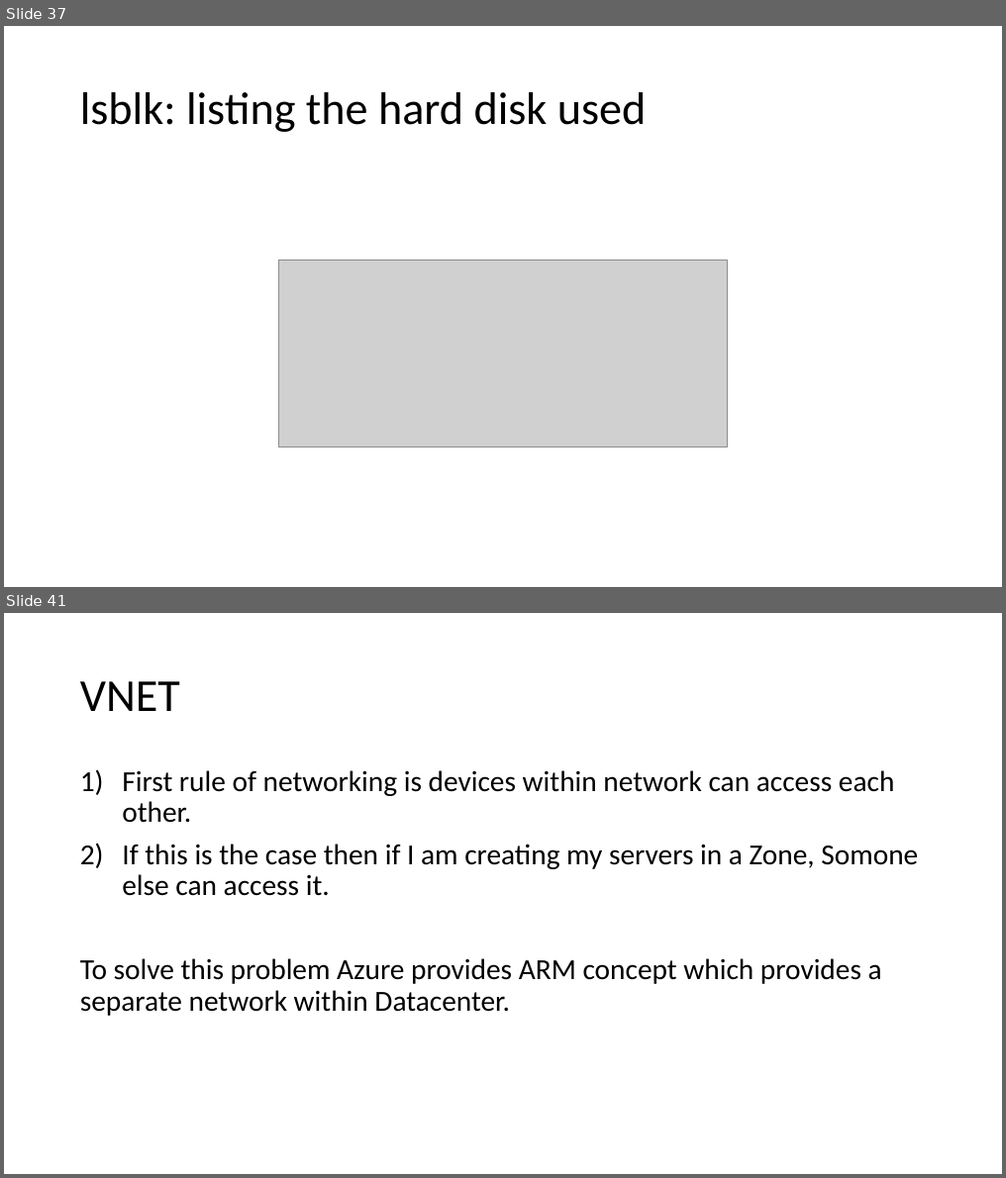
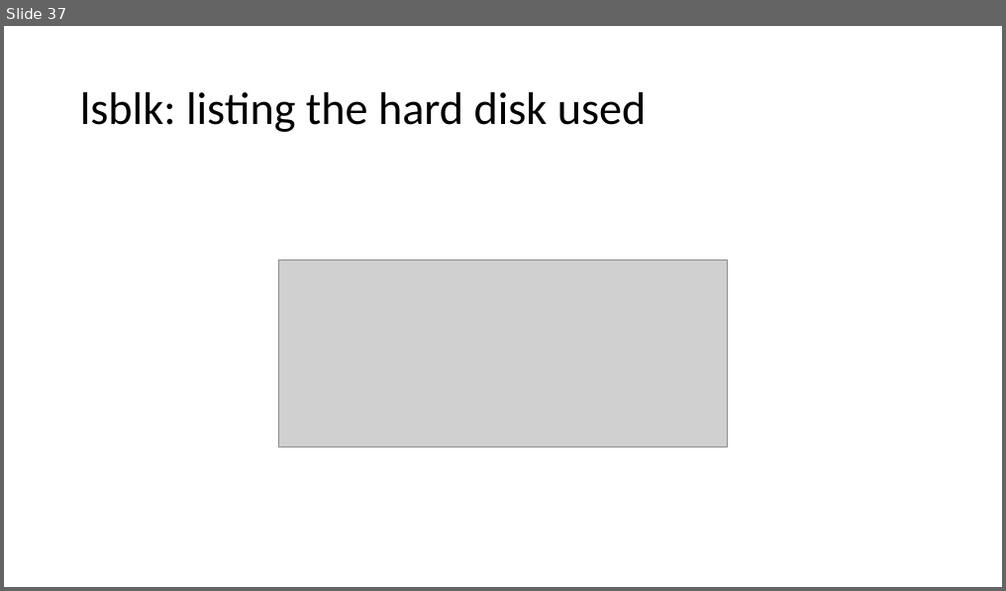
Before and after one commit to JanbaskDevops/Batch1, a slide deck: ClassRoomNotes/PPT/Networking and storage Basics.pptx. Shown one above the other, each under a label of ours: slides 37 and 41 before the commit, slide 37 after it; the slides between them are not shown. The pictures are 1006x1178 and 1006x591 pixels, drawn with LibreOffice and Linux fonts; fonts in the diff are those of the drawing; grey boxes stand for pictures. Boxes give left, top, right and bottom in pixels: in the first picture for what was removed or moved away, otherwise in the second. Text is boxed around its words. In the diff, an @@ line names an element or a change of style, - is before the commit and + after.

```diff
--- a/ClassRoomNotes/PPT/Networking and storage Basics.pptx
+++ b/ClassRoomNotes/PPT/Networking and storage Basics.pptx
@@ slide 41 removed at [4,613,1002,1174], background #FFFFFF @@
@@ title removed at [80,681,180,711] @@
-VNET
@@ text removed at [80,770,918,1016] @@
-1) First rule of networking is devices within network can access each other.
-2) If this is the case then if I am creating my servers in a Zone, Somone else can access it.
-To solve this problem Azure provides ARM concept which provides a separate network within Datacenter.
```
Also in this commit, not shown: 1 slide changed, 5 other slides removed, 3 other files.
